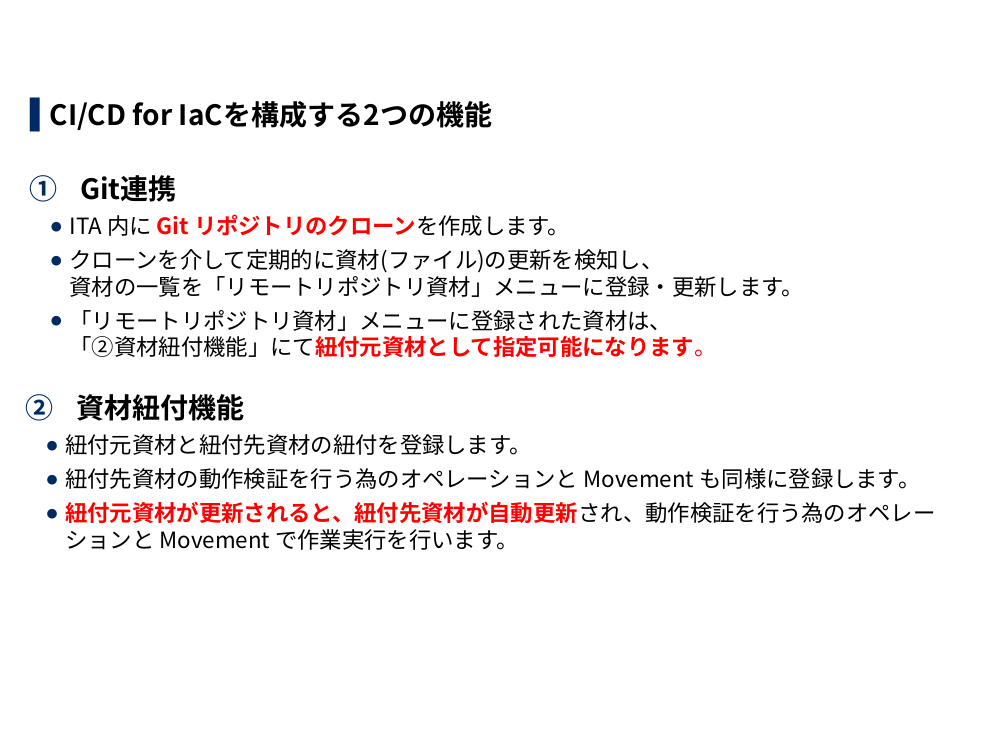
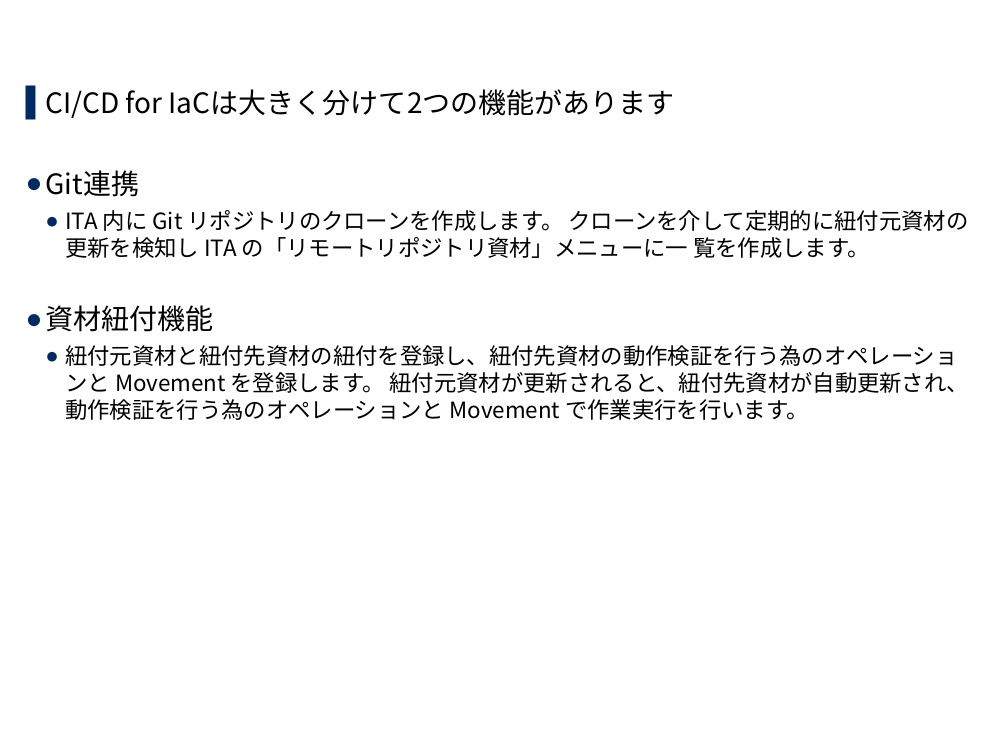
Before and after one commit to exastro-suite/it-automation-docs, a slide deck: slide 7 of asset/Learn_ja/ITA-CICD_for_lac_ja.pptx. Drawn at 1008x756 pixels with LibreOffice and Linux fonts; fonts in the diff are those of the drawing; background and template pictures are left out. Boxes give left, top, right and bottom in pixels: in the first picture for what was removed or moved away, otherwise in the second. Text is boxed around its words. In the diff, an @@ line names an element or a change of style, - is before the commit and + after.

```diff
--- a/asset/Learn_ja/ITA-CICD_for_lac_ja.pptx
+++ b/asset/Learn_ja/ITA-CICD_for_lac_ja.pptx
@@ text "CI/CD for IaCは大きく分けて2つの機能があります": place and size @@
-text "CI/CD for IaCは大きく分けて2つの機能があります" at [50,101,804,357]
+text "CI/CD for IaCは大きく分けて2つの機能があります" at [45,89,970,420]
@@ text at [45,89,675,118]: text changed; bold off @@
-▌ CI/CD for IaCを構成する2つの機能
+▌ CI/CD for IaCは大きく分けて2つの機能があります
@@ text at [45,170,139,197]: bold off in "Git連携"; bullet circleNumDbPlain to ● @@
@@ text at [45,210,970,420]: text changed @@
-  ● ITA 内に Git リポジトリのクローンを作成します。
-  ● クローンを介して定期的に資材(ファイル)の更新を検知し、
-    資材の一覧を「リモートリポジトリ資材」メニューに登録・更新します。
-  ● 「リモートリポジトリ資材」メニューに登録された資材は、
-    「②資材紐付機能」にて紐付元資材として指定可能になります。
+  ● ITA 内に Git リポジトリのクローンを作成します。 クローンを介して定期的に紐付元資材の更新を検知し ITA の「リモートリポジトリ資材」メニューに一 覧を作成します。
+● 資材紐付機能
+  ● 紐付元資材と紐付先資材の紐付を登録し、紐付先資材の動作検証を行う為のオペレーションと Movement を登録します。 紐付元資材が更新されると、紐付先資材が自動更新され、動作検証を行う為のオペレーションと Movement で作業実行を行います。
@@ text removed at [65,394,935,550] @@
-2. 資材紐付機能
-  ● 紐付元資材と紐付先資材の紐付を登録します。
-  ● 紐付先資材の動作検証を行う為のオペレーションと Movement も同様に登録します。
-  ● 紐付元資材が更新されると、紐付先資材が自動更新され、動作検証を行う為のオペレーションと Movement で作業実行を行います。
```
Also in this commit, not shown: 9 other slides changed, 1 slide removed, 3 other files.
